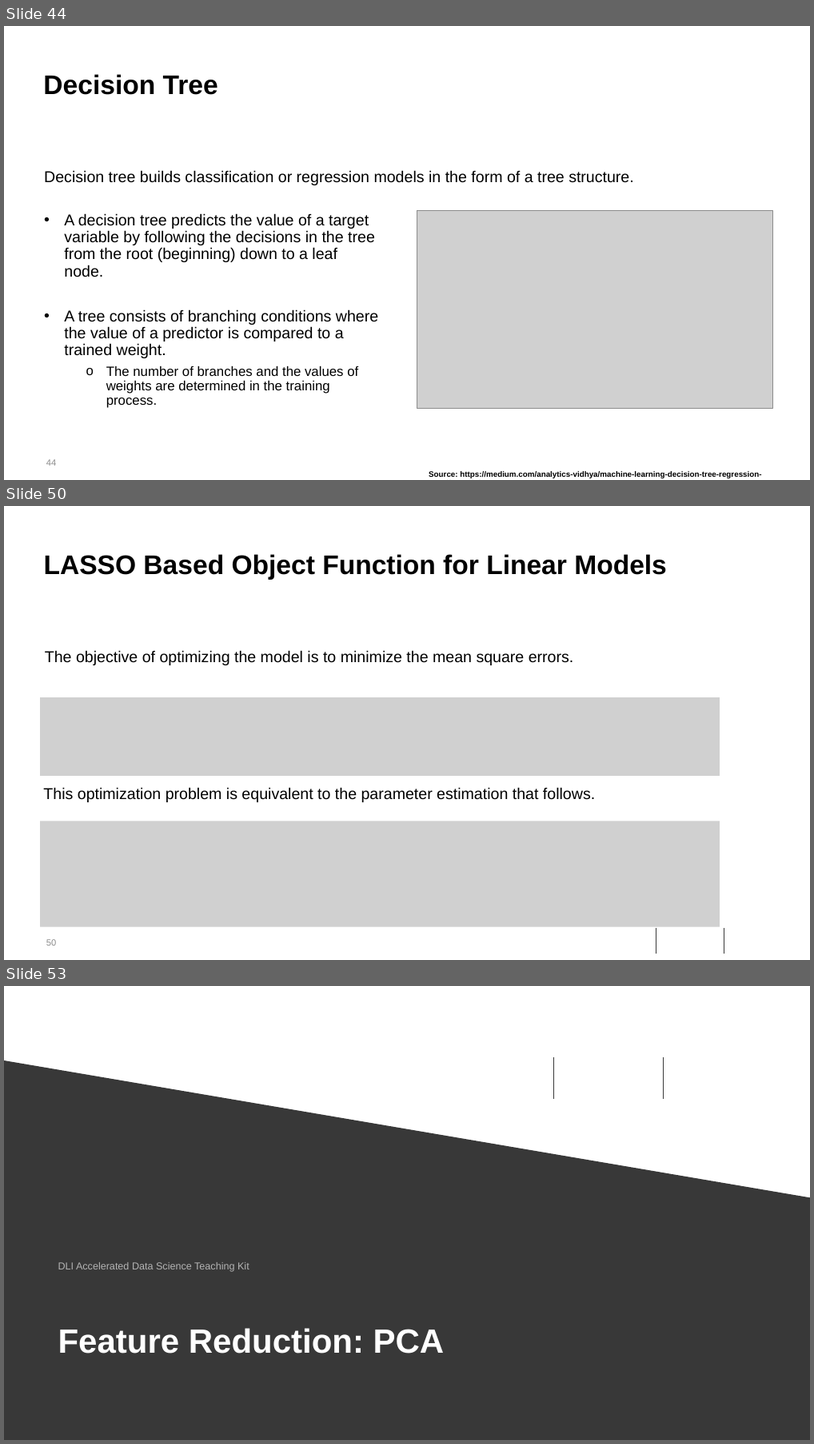
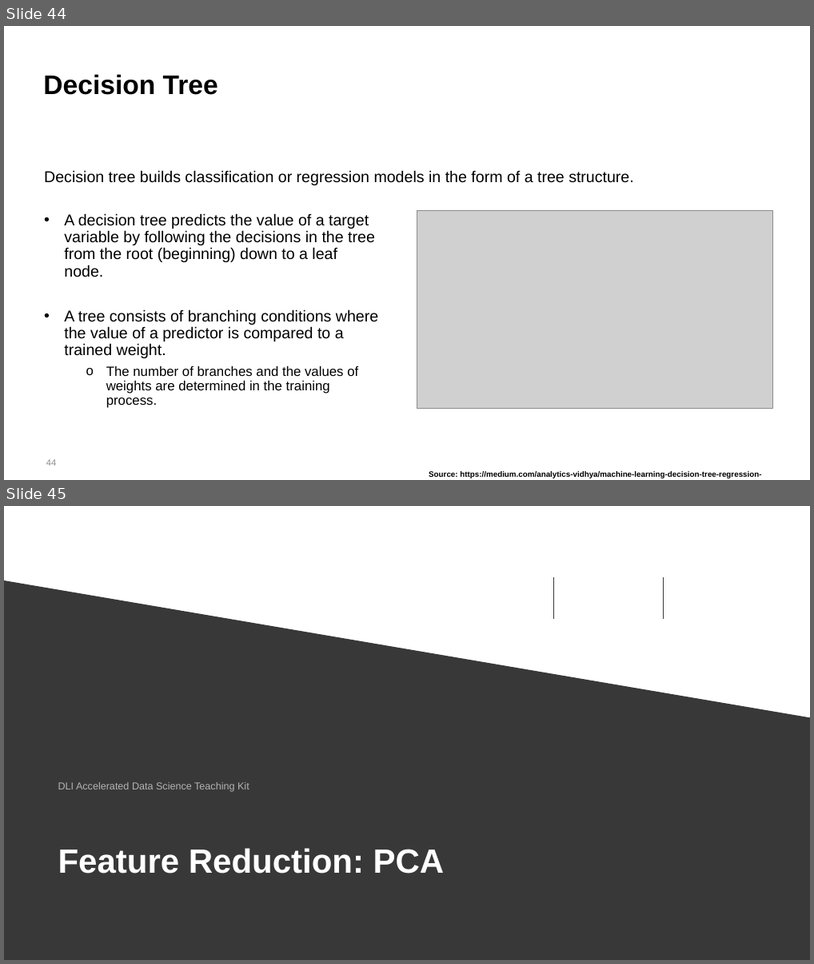
Before and after one commit to manglayev/nu-courses-material, a slide deck: CSCI-423/week-11/Lecture-3-data-pre-processing.pptx. Shown one above the other, each under a label of ours: slides 44, 50 and 53 before the commit, slides 44 and 45 after it; the slides between them are not shown. The pictures are 814x1444 and 814x964 pixels, drawn with LibreOffice and Linux fonts; fonts in the diff are those of the drawing; grey boxes stand for pictures; background and template pictures are left out. Boxes give left, top, right and bottom in pixels: in the first picture for what was removed or moved away, otherwise in the second. Text is boxed around its words. In the diff, an @@ line names an element or a change of style, - is before the commit and + after.

```diff
--- a/CSCI-423/week-11/Lecture-3-data-pre-processing.pptx
+++ b/CSCI-423/week-11/Lecture-3-data-pre-processing.pptx
@@ slide 50 removed at [4, 506, 810, 960], background #FFFFFF; not listed: 1 template element that a slide beside it also shows @@
@@ title removed at [44, 554, 667, 579] @@
-LASSO Based Object Function for Linear Models
@@ text removed at [45, 650, 574, 665] @@
-The objective of optimizing the model is to minimize the mean square errors.
@@ picture removed at [40, 697, 720, 776] @@
@@ text removed at [43, 787, 595, 802] @@
-This optimization problem is equivalent to the parameter estimation that follows.
@@ picture removed at [40, 821, 720, 927] @@
@@ line removed from (656, 928) to (656, 953) @@
@@ line removed from (724, 928) to (724, 953) @@
@@ what was slide 53 is now slide 45 @@
```
Also in this commit, not shown: 7 other slides removed.
